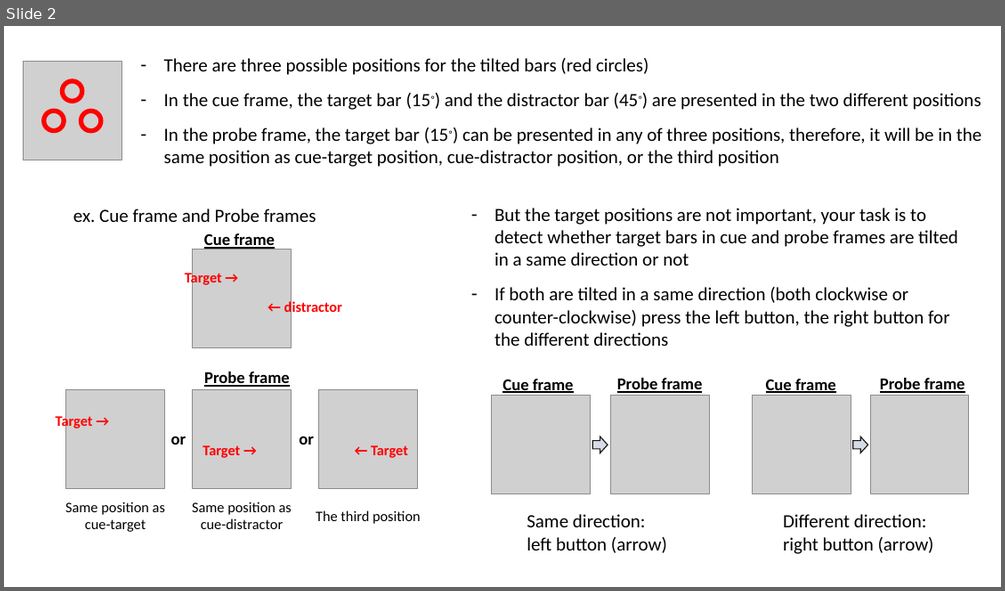
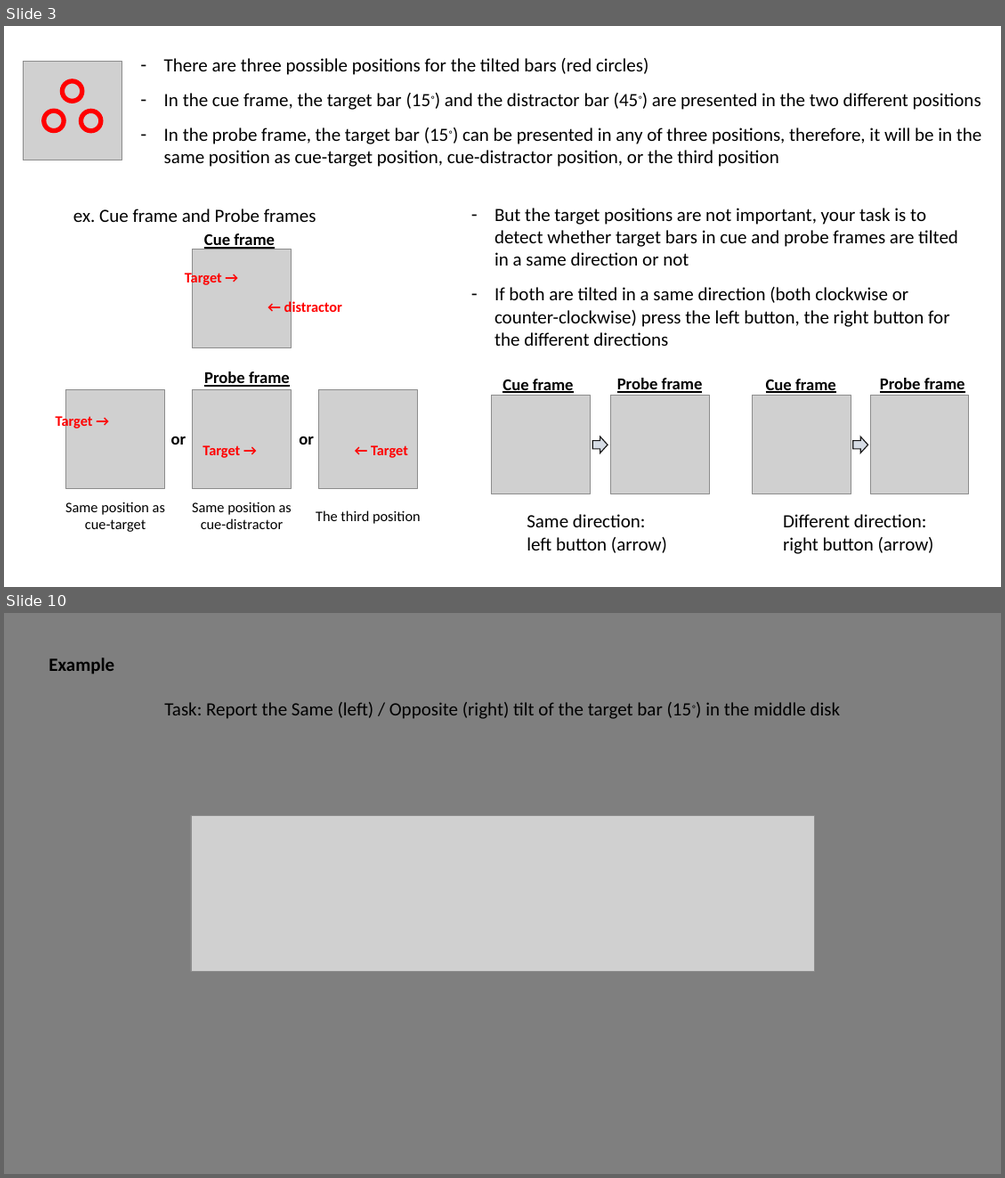
Before and after one commit to Ohyeon5/TPD_priority_map, a slide deck: Instructions/Instruction for observers.pptx. Shown one above the other, each under a label of ours: slide 2 before the commit, slides 3 and 10 after it; the slides between them are not shown. The pictures are 1005x591 and 1005x1178 pixels, drawn with LibreOffice and Linux fonts; fonts in the diff are those of the drawing; grey boxes stand for pictures. Boxes give left, top, right and bottom in pixels: in the first picture for what was removed or moved away, otherwise in the second. Text is boxed around its words. In the diff, an @@ line names an element or a change of style, - is before the commit and + after.

```diff
--- a/Instructions/Instruction for observers.pptx
+++ b/Instructions/Instruction for observers.pptx
@@ slide 10 added at (4,613,1001,1174), background #7F7F7F @@
@@ text added at (48,657,841,719), 18 pt, text #000000 @@
+Example
+Task: Report the Same (left) / Opposite (right) tilt of the target bar (15◦) in the middle disk
@@ picture added at (191,816,814,971) @@
@@ what was slide 2 is now slide 3 @@
```
Also in this commit, not shown: 1 slide changed, 11 other slides added, 8 other files.
